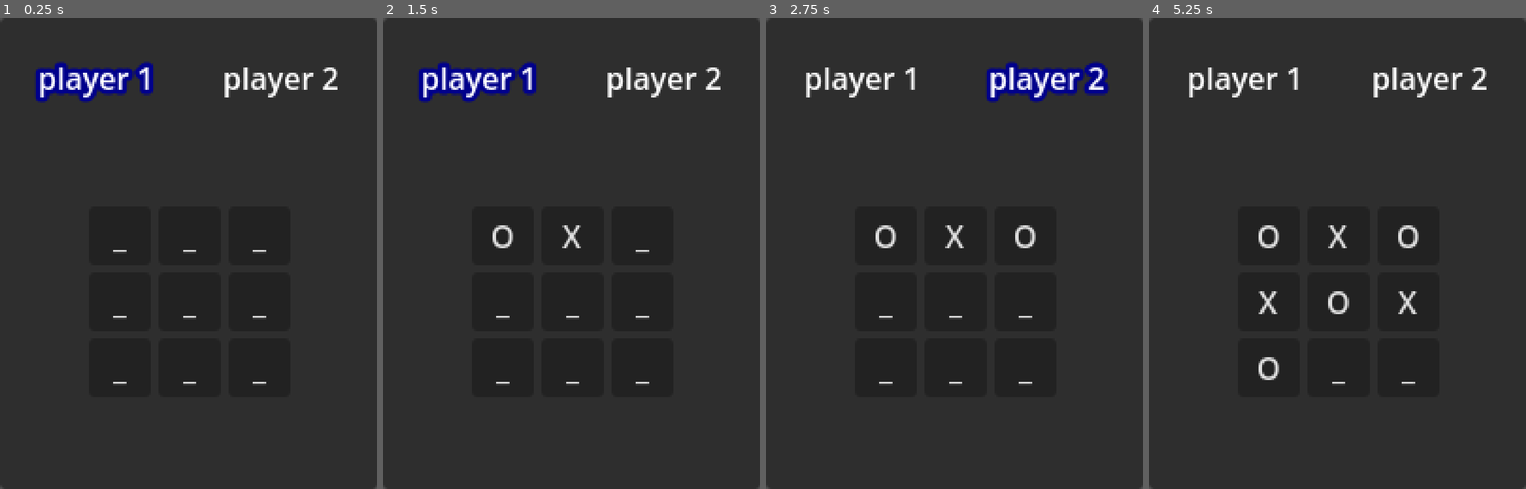
Above: before the commit, frames 1-4 (left to right).
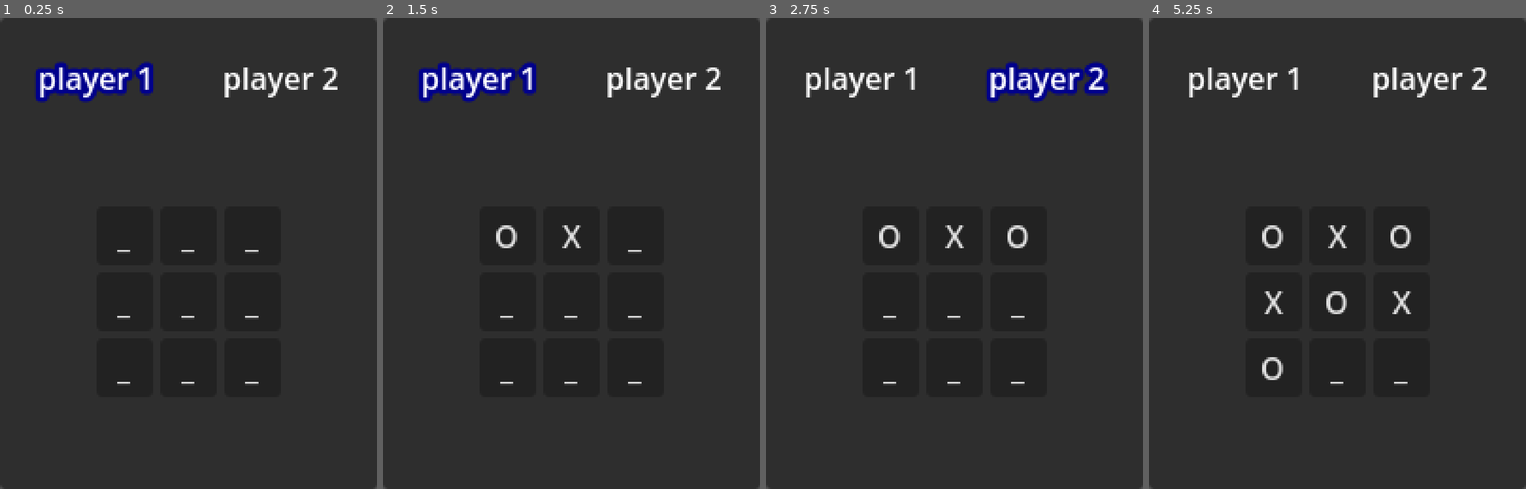
Above: after the commit, the same moments.

Repository: kirkatia98/TicTacToe
Game: Godot game, scene res://main.tscn
Two runs of this game, one before a commit and one after it. Both use one fixed random seed, a clock stepped at 60 frames per second and the inputs below.
Inputs:
- Up to frame 1 (0.25 s): no input
- Up to frame 2 (1.5 s): click "_" at 0.5 s; click "_" at 1.25 s
- Up to frame 3 (2.75 s): click "_" at 2 s
- Up to frame 4 (5.25 s): click "_" at 2.75 s; click "_" at 3.5 s; click "_" at 4.25 s; click "_" at 5 s

The runs differ from the first frame. In frame 1, less than 0.1% of the frame differs, in the area x 30-71%, y 49-78%; in frame 2, 0.3%; in frame 3, 0.5%; in frame 4, 1.3%, in the area x 29-72%, y 44-78%.

Commit message:
Refactor to prep for drawing lines on the board

Diff:
--- a/HUD.gd
+++ b/HUD.gd
@@ -4,21 +4,24 @@
 var Player: Dictionary = GameState.Player
 var PlayerName: Dictionary = GameState.PlayerName
 
-@onready var _grid : Grid = $GamePanel/Grid
-@onready var _p1 : Score = $GamePanel/Player1
-@onready var _p2 : Score = $GamePanel/Player2
+@onready var board : Board = $GamePanel/Board
+@onready var p1 : Score = $GamePanel/Player1
+@onready var p2 : Score = $GamePanel/Player2
 
 
 func _ready():
-	_p2.set_player_name(PlayerName[Player.TWO])
-	_p1.set_player_name(PlayerName[Player.ONE])
+	p2.set_player_name(PlayerName[Player.TWO])
+	p1.set_player_name(PlayerName[Player.ONE])
 
 
-func grid():
-	return _grid
+func set_player( p : GameState.Player ):
+	p1.set_turn(p == Player.ONE)
+	p2.set_turn(p == Player.TWO)
 
-func p1():
-	return _p1
 
-func p2():
-	return _p2
+func update_board(x : int, y : int, token : GameState.Value):
+	board.update_cell(x, y, token)
+
+
+func clear_board():
+	board.clear_grid()
--- a/HUD.tscn
+++ b/HUD.tscn
@@ -2,7 +2,7 @@
 
 [ext_resource type="Script" path="res://HUD.gd" id="1_t2rjh"]
 [ext_resource type="PackedScene" uid="uid://c8bnd0xeyml78" path="res://score.tscn" id="2_shcjx"]
-[ext_resource type="PackedScene" uid="uid://cu4onxuvbepea" path="res://grid.tscn" id="3_yss70"]
+[ext_resource type="PackedScene" uid="uid://d1iv3xpukfpdp" path="res://board.tscn" id="3_4212j"]
 
 [node name="HUD" type="Control"]
 texture_filter = 1
@@ -42,5 +42,5 @@
 offset_bottom = 63.0
 grow_horizontal = 0
 
-[node name="Grid" parent="GamePanel" instance=ExtResource("3_yss70")]
+[node name="Board" parent="GamePanel" instance=ExtResource("3_4212j")]
 layout_mode = 1
--- /dev/null
+++ b/board.gd
@@ -0,0 +1,35 @@
+extends Control
+class_name Board
+
+#import shortcut
+var Value: Dictionary = GameState.Value
+var ValueText: Dictionary = GameState.ValueText
+
+var NumRows: int = GameState.NumRows
+var NumCols: int = GameState.NumCols
+
+@onready var grid : GridContainer = $Grid
+
+# Called when the node enters the scene tree for the first time.
+func _ready():
+	var press_callback : Callable = SM.move_update
+
+	for y in range(0, NumRows):
+		for x in range(0, NumCols):
+
+			var box : Box = get_cell(x, y)
+
+			# Bind the button's pressed signal with this button's coords
+			box.pressed.connect(press_callback.bind(x, y))
+
+
+func get_cell(x : int, y : int) -> Box:
+	return grid.get_child(x + y * NumRows)
+
+func update_cell(x : int, y : int, token : GameState.Value):
+	var box : Box = get_cell(x, y)
+	box.set_value(token)
+
+func clear_grid():
+	for box in grid.get_children():
+		box.set_value(Value.CLEAR)
--- /dev/null
+++ b/board.tscn
@@ -0,0 +1,75 @@
+[gd_scene load_steps=5 format=3 uid="uid://d1iv3xpukfpdp"]
+
+[ext_resource type="Script" path="res://board.gd" id="1_nflnf"]
+[ext_resource type="PackedScene" uid="uid://dlr8qb56bf72p" path="res://box.tscn" id="2_4igdj"]
+[ext_resource type="Texture2D" uid="uid://bbpmmn62ei2im" path="res://chalk-brush.png" id="3_jikai"]
+
+[sub_resource type="CanvasItemMaterial" id="CanvasItemMaterial_81wf8"]
+blend_mode = 4
+
+[node name="Board" type="Control"]
+layout_mode = 3
+anchor_left = 0.5
+anchor_top = 0.6
+anchor_right = 0.5
+anchor_bottom = 0.6
+grow_horizontal = 2
+grow_vertical = 2
+script = ExtResource("1_nflnf")
+
+[node name="Grid" type="GridContainer" parent="."]
+layout_mode = 1
+anchors_preset = 8
+anchor_left = 0.5
+anchor_top = 0.5
+anchor_right = 0.5
+anchor_bottom = 0.5
+offset_left = -49.0
+offset_top = -49.0
+offset_right = 49.0
+offset_bottom = 49.0
+grow_horizontal = 2
+grow_vertical = 2
+theme_override_constants/h_separation = 4
+theme_override_constants/v_separation = 4
+columns = 3
+
+[node name="Box1" parent="Grid" instance=ExtResource("2_4igdj")]
+layout_mode = 2
+
+[node name="Box2" parent="Grid" instance=ExtResource("2_4igdj")]
+layout_mode = 2
+
+[node name="Box3" parent="Grid" instance=ExtResource("2_4igdj")]
+layout_mode = 2
+
+[node name="Box4" parent="Grid" instance=ExtResource("2_4igdj")]
+layout_mode = 2
+
+[node name="Box5" parent="Grid" instance=ExtResource("2_4igdj")]
+layout_mode = 2
+
+[node name="Box6" parent="Grid" instance=ExtResource("2_4igdj")]
+layout_mode = 2
+
+[node name="Box7" parent="Grid" instance=ExtResource("2_4igdj")]
+layout_mode = 2
+
+[node name="Box8" parent="Grid" instance=ExtResource("2_4igdj")]
+layout_mode = 2
+
+[node name="Box9" parent="Grid" instance=ExtResource("2_4igdj")]
+layout_mode = 2
+
+[node name="Line2D" type="Line2D" parent="."]
+visible = false
+modulate = Color(1, 1, 1, 0.760784)
+material = SubResource("CanvasItemMaterial_81wf8")
+position = Vector2(-34, 14)
+points = PackedVector2Array(-24, 42, 91, -69)
+width = 7.0
+default_color = Color(1, 0.109804, 0.160784, 1)
+texture = ExtResource("3_jikai")
+texture_mode = 1
+begin_cap_mode = 2
+end_cap_mode = 2
--- a/box.tscn
+++ b/box.tscn
@@ -17,10 +17,9 @@
 corner_detail = 5
 
 [node name="Box" type="Button"]
+custom_minimum_size = Vector2(30, 30)
 offset_right = 8.0
 offset_bottom = 8.0
-size_flags_horizontal = 3
-size_flags_vertical = 3
 theme_override_colors/font_disabled_color = Color(0.87451, 0.87451, 0.87451, 1)
 theme_override_styles/focus = SubResource("StyleBoxEmpty_5htg0")
 theme_override_styles/disabled = SubResource("StyleBoxFlat_rnql4")
--- a/grid.gd
+++ /dev/null
@@ -1,73 +0,0 @@
-extends GridContainer
-class_name Grid
-
-#import shortcut
-var Value: Dictionary = GameState.Value
-var ValueText: Dictionary = GameState.ValueText
-
-var NumRows: int = GameState.NumRows
-var NumCols: int = GameState.NumCols
-
-# Called when the node enters the scene tree for the first time.
-func _ready():
-	var press_callback : Callable = SM.move_update
-
-	for y in range(0, NumRows):
-		for x in range(0, NumCols):
-
-			var box : Box = get_child(x + y * NumRows)
-
-			# Bind the button's pressed signal with this button's coords
-			box.pressed.connect(press_callback.bind(x, y))
-
-
-func clear_grid():
-	print("CLEAR GRID")
-	for box in get_children():
-		box.set_value(Value.CLEAR)
-
-func clear_cell(x, y):
-	print("CLEAR < %d, %d >" % [x, y])
-
-	var box: Box = get_child(x + NumRows * y)
-	box.set_value(Value.CLEAR)
-
-
-func set_cell(x, y, val: GameState.Value):
-	print("SET < %d, %d >: %s" % [x, y, Value.find_key(val)])
-
-	var box: Box = get_child(x + NumRows*y)
-	box.set_value(val)
-
-
-func get_cell(x, y) -> GameState.Value:
-	var box: Box = get_child(x + NumRows * y)
-	var val: GameState.Value = box.get_value()
-
-	print("GET < %d, %d >: %s" % [x, y, Value.find_key(val)])
-	return val
-
-
-func unit_test():
-
-	set_cell(1, 1, Value.O)
-	set_cell(0, 2, Value.X)
-
-	set_cell(2, 2, Value.O)
-	set_cell(2, 2, Value.X)
-
-	set_cell(1, 2, Value.O)
-	clear_cell(1, 2)
-
-	#Basic sets work
-	assert(get_cell(0, 2) == Value.X)
-	assert(get_cell(1, 1) == Value.O)
-
-	#Unset tiles are still clear
-	assert(get_cell(1, 2) == Value.CLEAR)
-
-	#Overwrites work
-	assert(get_cell(2, 2) == Value.X)
-
-	#Clearing a value works
-	assert(get_cell(1,2) == Value.CLEAR)
--- a/grid.tscn
+++ /dev/null
@@ -1,48 +0,0 @@
-[gd_scene load_steps=3 format=3 uid="uid://cu4onxuvbepea"]
-
-[ext_resource type="Script" path="res://grid.gd" id="1_8ufdm"]
-[ext_resource type="PackedScene" uid="uid://dlr8qb56bf72p" path="res://box.tscn" id="1_kamec"]
-
-[node name="Grid" type="GridContainer"]
-anchors_preset = -1
-anchor_left = 0.5
-anchor_top = 0.6
-anchor_right = 0.5
-anchor_bottom = 0.6
-offset_left = -53.5
-offset_top = -50.5
-offset_right = 53.5
-offset_bottom = 50.5
-grow_horizontal = 2
-grow_vertical = 2
-theme_override_constants/h_separation = 4
-theme_override_constants/v_separation = 4
-columns = 3
-script = ExtResource("1_8ufdm")
-
-[node name="Box" parent="." instance=ExtResource("1_kamec")]
-layout_mode = 2
-
-[node name="Box2" parent="." instance=ExtResource("1_kamec")]
-layout_mode = 2
-
-[node name="Box3" parent="." instance=ExtResource("1_kamec")]
-layout_mode = 2
-
-[node name="Box4" parent="." instance=ExtResource("1_kamec")]
-layout_mode = 2
-
-[node name="Box5" parent="." instance=ExtResource("1_kamec")]
-layout_mode = 2
-
-[node name="Box6" parent="." instance=ExtResource("1_kamec")]
-layout_mode = 2
-
-[node name="Box7" parent="." instance=ExtResource("1_kamec")]
-layout_mode = 2
-
-[node name="Box8" parent="." instance=ExtResource("1_kamec")]
-layout_mode = 2
-
-[node name="Box9" parent="." instance=ExtResource("1_kamec")]
-layout_mode = 2
--- a/main.gd
+++ b/main.gd
@@ -9,16 +9,17 @@
 @onready var token : GameState.Value
 
 @onready var game : Game = Game.new()
+@onready var hud : HUD = %HUD
 
 func _ready():
-	clear_board()
+	hud.clear_board()
 	set_player(Player.ONE)
 
 	SM.MOVE_UPDATE.connect(process_move)
 
 func process_move(x, y):
-	# set UI grid
-	%HUD.grid().set_cell(x, y, token)
+	# set UI board
+	hud.update_board(x, y, token)
 
 	# set an internal grid
 	game.update_game(x, y, token)
@@ -30,20 +31,11 @@
 		pass_turn()
 
 
-func clear_board():
-	%HUD.grid().clear_grid()
-
-
 func set_player(p = Player.NONE):
 	player = p
 	token = PlayerToken[p]
 
-	%HUD.p1().set_turn(p == Player.ONE)
-	%HUD.p2().set_turn(p == Player.TWO)
-
-
-func get_player() -> GameState.Player:
-	return player
+	hud.set_player(p)
 
 
 func pass_turn():
@@ -54,23 +46,3 @@
 			set_player(Player.ONE)
 		GameState.Player.NONE:
 			assert(false, "No player selected")
-
-
-func unit_test():
-	# Basic sets work
-	set_player(Player.ONE)
-	assert(get_player() == Player.ONE)
-	set_player(Player.TWO)
-	assert(get_player() == Player.TWO)
-
-	# Double setting works
-	set_player(Player.ONE)
-	set_player(Player.ONE)
-	assert(get_player() == Player.ONE)
-
-	# set none player
-	set_player()
-	assert(get_player() == Player.NONE)
-
-	#reset
-	set_player(Player.ONE)
--- a/project.godot
+++ b/project.godot
@@ -29,5 +29,6 @@
 
 [rendering]
 
+textures/canvas_textures/default_texture_repeat=1
 renderer/rendering_method="gl_compatibility"
 renderer/rendering_method.mobile="gl_compatibility"
Binary file added: chalk-brush.png
